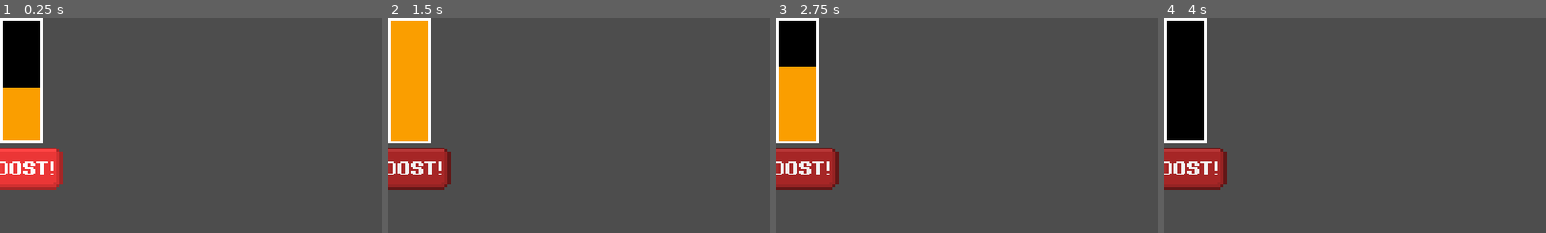
Above: before the commit, frames 1-4 (left to right).
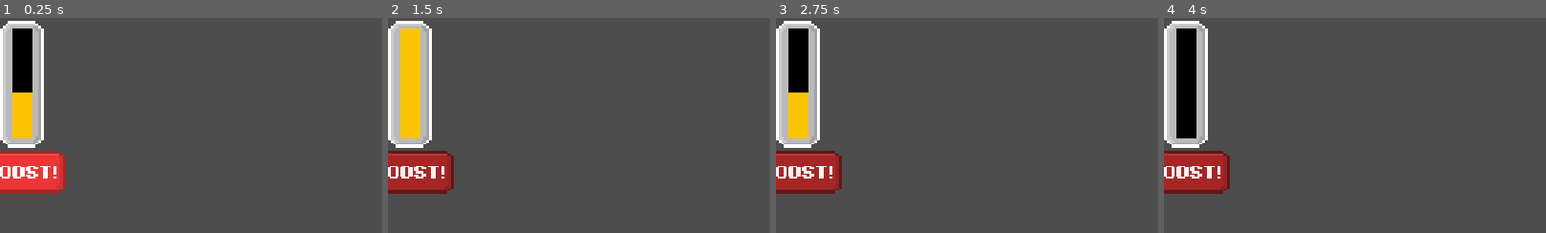
Above: after the commit, the same moments.

Repository: DuneRanger/Very-Serious-GameJam-2026
Game: Godot game, scene res://scenes/game/game_scene/boost_bar/boost_bar.tscn
The game is run twice, just before and just after one commit, with the same random seed, the same clock (stepped at 60 frames per second) and the same inputs. This scene is started directly instead of the project's main scene.
Inputs:
- Up to frame 1 (0.25 s): no input
- Up to frame 2 (1.5 s): click "BOOST!" at 0.5 s; click "BOOST!" at 1.25 s
- Up to frame 3 (2.75 s): click "BOOST!" at 2 s
- Up to frame 4 (4 s): no input
The pictures show only the part of the screen within x 0-50%, y 0-50%; the shares and areas given below are measured in that part.

The runs differ from the first frame. In frame 1, 6.9% of the frame differs, in the area x 0-18%, y 0-82%; in frame 2, 8.1%; in frame 3, 7.2%; in frame 4, 5.4%.

Commit message:
Remade booster bar (again)
now with an updated texture

Diff:
--- a/scenes/game/game_scene/boost_bar/boost_bar.gd
+++ b/scenes/game/game_scene/boost_bar/boost_bar.gd
@@ -1,7 +1,7 @@
 extends Node2D
 
 var boost_modifier
-@onready var boost_indicator: ColorRect = $bar/outer/inner/boost_indicator
+@onready var boost_indicator: ColorRect = $bar/inner/boost_indicator
 
 func _on_button_pressed() -> void:
 	boost_modifier = boost_indicator.scale.y
--- a/scenes/game/game_scene/boost_bar/boost_bar.tscn
+++ b/scenes/game/game_scene/boost_bar/boost_bar.tscn
@@ -3,6 +3,7 @@
 [ext_resource type="Script" uid="uid://bunvqjvj7wk3c" path="res://scenes/game/game_scene/boost_bar/boost_bar.gd" id="1_jkqmw"]
 [ext_resource type="Texture2D" uid="uid://cvc70jnauhlmx" path="res://assets/textures/UI/Button.png" id="2_bdtx4"]
 [ext_resource type="FontFile" uid="uid://d0mkojug0pvql" path="res://assets/fonts/PixeloidSans-Bold.otf" id="2_dkw5f"]
+[ext_resource type="Texture2D" uid="uid://ci8vi1vy2yfpj" path="res://assets/textures/UI/booster_bar_outline.png" id="2_owshq"]
 [ext_resource type="Texture2D" uid="uid://bfew31gwarq5w" path="res://assets/textures/UI/ButtonPressed.png" id="4_o21ja"]
 [ext_resource type="Texture2D" uid="uid://wt3wpr6fyrj5" path="res://assets/textures/UI/ButtonHover.png" id="5_owshq"]
 
@@ -23,7 +24,8 @@
 
 [sub_resource type="Animation" id="Animation_m8ps1"]
 resource_name = "boost_bar_anim"
-loop_mode = 1
+length = 0.5
+loop_mode = 2
 tracks/0/type = "value"
 tracks/0/imported = false
 tracks/0/enabled = true
@@ -31,10 +33,10 @@
 tracks/0/interp = 1
 tracks/0/loop_wrap = true
 tracks/0/keys = {
-"times": PackedFloat32Array(0, 0.5, 1),
-"transitions": PackedFloat32Array(1.2, 1.4, 1.2),
+"times": PackedFloat32Array(0, 0.5),
+"transitions": PackedFloat32Array(1.25, 1.25),
 "update": 0,
-"values": [Vector2(1, 1e-05), Vector2(1, 1), Vector2(1, 1e-05)]
+"values": [Vector2(1, 0), Vector2(1, 1)]
 }
 
 [sub_resource type="AnimationLibrary" id="AnimationLibrary_i8rw3"]
@@ -55,16 +57,55 @@
 [node name="boost_bar" type="Node2D" unique_id=917300306]
 script = ExtResource("1_jkqmw")
 
+[node name="BoosterBarOutline" type="Sprite2D" parent="." unique_id=218356572]
+position = Vector2(37, 111)
+scale = Vector2(4.6250005, 4.6250005)
+texture = ExtResource("2_owshq")
+
 [node name="bar" type="Control" parent="." unique_id=2100949832]
 layout_mode = 3
 anchors_preset = 0
-offset_left = -62.0
-offset_top = -12.0
-offset_right = 30.0
-offset_bottom = 144.0
-scale = Vector2(2, 2)
+offset_left = -35.000004
+offset_top = 41.0
+offset_right = 56.999996
+offset_bottom = 197.0
+scale = Vector2(1.485, 1.485)
+
+[node name="inner" type="ColorRect" parent="bar" unique_id=7062749]
+layout_mode = 1
+anchors_preset = -1
+anchor_left = 0.40300003
+anchor_top = -0.095000006
+anchor_right = 0.651
+anchor_bottom = 0.65500003
+offset_left = -0.008666992
+offset_top = 0.0051870346
+offset_right = 0.040657043
+offset_bottom = 5.8199997
+color = Color(0, 0, 0, 1)
+metadata/_edit_use_anchors_ = true
+
+[node name="boost_indicator" type="ColorRect" parent="bar/inner" unique_id=1618897588]
+layout_mode = 1
+anchors_preset = -1
+anchor_right = 1.0
+anchor_bottom = 1.0
+offset_left = 22.865322
+offset_top = 122.815
+offset_right = 23.007
+offset_bottom = 122.815186
+grow_horizontal = 2
+grow_vertical = 0
+rotation = -3.1415927
+color = Color(0.98, 0.76766664, 0, 1)
+metadata/_edit_use_anchors_ = true
+
+[node name="AnimationPlayer" type="AnimationPlayer" parent="bar/inner/boost_indicator" unique_id=567747170]
+libraries/ = SubResource("AnimationLibrary_i8rw3")
+autoplay = &"boost_bar_anim"
 
 [node name="outer" type="ColorRect" parent="bar" unique_id=1851246824]
+visible = false
 layout_mode = 1
 anchors_preset = -1
 anchor_left = 0.4984375
@@ -79,40 +120,11 @@
 grow_vertical = 2
 metadata/_edit_use_anchors_ = true
 
-[node name="inner" type="ColorRect" parent="bar/outer" unique_id=7062749]
-layout_mode = 1
-anchors_preset = -1
-anchor_left = -0.056677334
-anchor_top = -0.019071836
-anchor_right = -0.056677334
-anchor_bottom = -0.019071836
-offset_left = 4.0
-offset_top = 4.0
-offset_right = 35.0
-offset_bottom = 104.0
-color = Color(0, 0, 0, 1)
-metadata/_edit_use_anchors_ = true
-
-[node name="boost_indicator" type="ColorRect" parent="bar/outer/inner" unique_id=1618897588]
-layout_mode = 1
-anchors_preset = -1
-anchor_top = 0.01
-anchor_right = 1.0
-anchor_bottom = 1.0100001
-grow_vertical = 0
-pivot_offset = Vector2(0, 100)
-color = Color(0.98, 0.6206667, 0, 1)
-metadata/_edit_use_anchors_ = true
-
-[node name="AnimationPlayer" type="AnimationPlayer" parent="bar/outer/inner/boost_indicator" unique_id=567747170]
-libraries/ = SubResource("AnimationLibrary_i8rw3")
-autoplay = &"boost_bar_anim"
-
 [node name="Button" type="Button" parent="." unique_id=67256365]
-offset_left = -40.0
-offset_top = 216.0
-offset_right = 104.0
-offset_bottom = 288.0
+offset_left = -35.0
+offset_top = 222.0
+offset_right = 109.0
+offset_bottom = 294.0
 theme_override_colors/font_color = Color(1, 1, 1, 1)
 theme_override_fonts/font = ExtResource("2_dkw5f")
 theme_override_font_sizes/font_size = 29
Binary file added: assets/textures/UI/booster_bar_outline.png
Not shown, added: assets/textures/UI/booster_bar_outline.png.import
